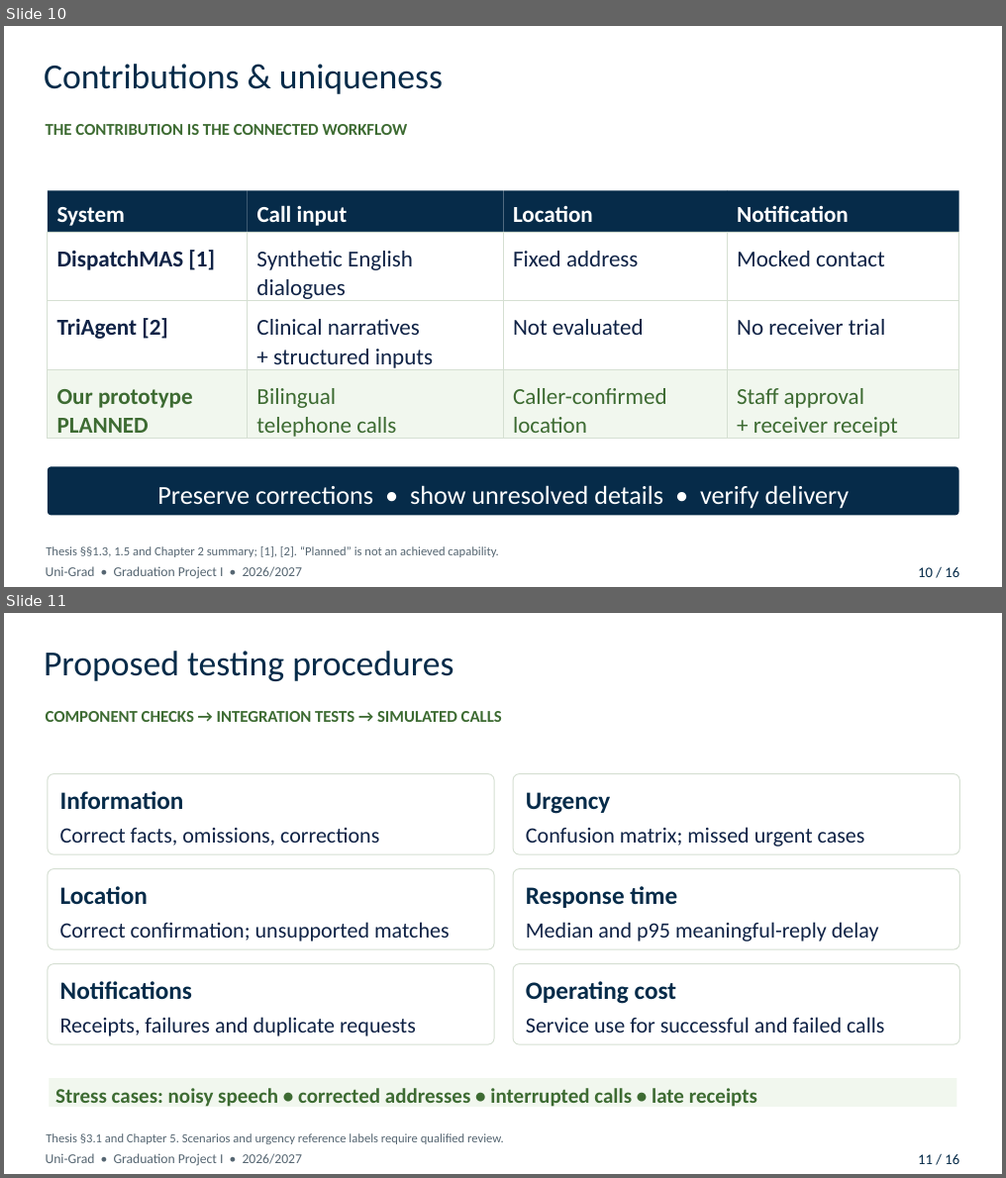
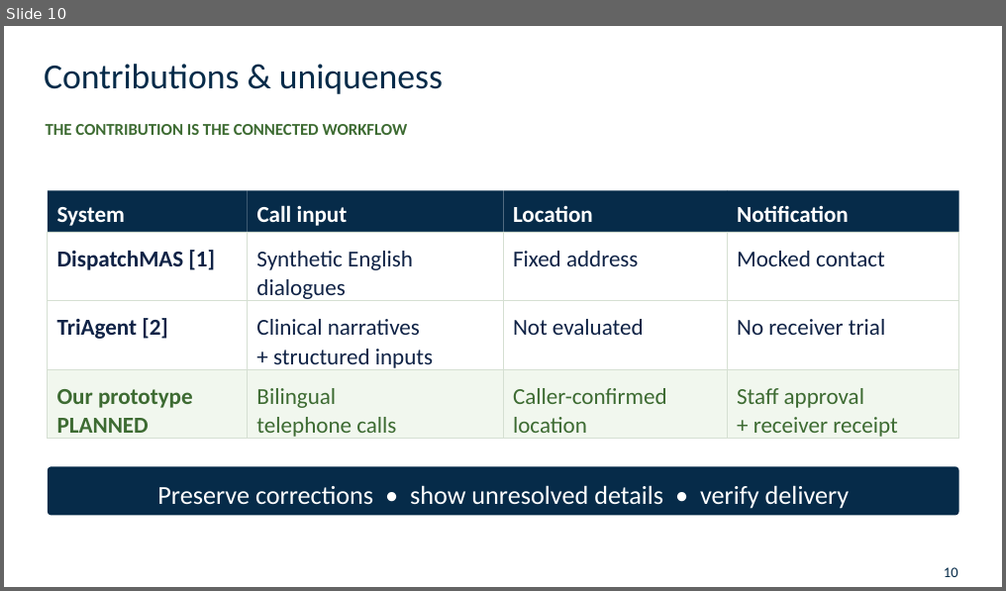
Before and after one commit to 3bdoo04/Uni-Grad, a slide deck: Review/Presentation/Uni-Grad - Midterm Presentation.pptx. Shown one above the other, each under a label of ours: slides 10 and 11 before the commit, slide 10 after it. The pictures are 1006x1178 and 1006x591 pixels, drawn with LibreOffice and Linux fonts; fonts in the diff are those of the drawing; background and template pictures are left out. Boxes give left, top, right and bottom in pixels: in the first picture for what was removed or moved away, otherwise in the second. Text is boxed around its words. In the diff, an @@ line names an element or a change of style, - is before the commit and + after.

```diff
--- a/Review/Presentation/Uni-Grad - Midterm Presentation.pptx
+++ b/Review/Presentation/Uni-Grad - Midterm Presentation.pptx
@@ slide 11 removed at (4,613,1002,1174), background #FFFFFF @@
@@ text removed at (44,651,453,681) @@
-Proposed testing procedures
@@ text removed at (46,711,502,722) @@
-COMPONENT CHECKS → INTEGRATION TESTS → SIMULATED CALLS
@@ rounded rectangle removed at (48,774,494,855) @@
@@ rounded rectangle removed at (513,774,960,855) @@
@@ text removed at (60,791,184,809) @@
-Information
@@ text removed at (526,792,610,814) @@
-Urgency
@@ text removed at (60,828,379,846) @@
-Correct facts, omissions, corrections
@@ text removed at (526,827,865,847) @@
-Confusion matrix; missed urgent cases
@@ rounded rectangle removed at (48,869,494,950) @@
@@ rounded rectangle removed at (513,869,960,950) @@
@@ text removed at (60,886,148,905) @@
-Location
@@ text removed at (526,886,677,908) @@
-Response time
@@ text removed at (60,922,450,942) @@
-Correct confirmation; unsupported matches
@@ text removed at (526,922,879,942) @@
-Median and p95 meaningful-reply delay
@@ rounded rectangle removed at (48,964,494,1045) @@
@@ rounded rectangle removed at (513,964,960,1045) @@
@@ text removed at (60,981,192,1000) @@
-Notifications
@@ text removed at (526,981,676,1004) @@
-Operating cost
@@ text removed at (60,1017,416,1037) @@
-Receipts, failures and duplicate requests
@@ text removed at (526,1017,884,1033) @@
-Service use for successful and failed calls
@@ rectangle removed at (49,1078,957,1107) @@
@@ text removed at (55,1088,757,1107) @@
-Stress cases: noisy speech • corrected addresses • interrupted calls • late receipts
@@ text removed at (46,1134,504,1145) @@
-Thesis §3.1 and Chapter 5. Scenarios and urgency reference labels require qualified review.
@@ text removed at (46,1154,303,1166) @@
-Uni-Grad • Graduation Project I • 2026/2027
@@ text removed at (918,1155,959,1164) @@
-11 / 16
@@ slide 10 changed as well @@
@@ text removed at (46,547,498,558) @@
-Thesis §§1.3, 1.5 and Chapter 2 summary; [1], [2]. “Planned” is not an achieved capability.
@@ text removed at (46,567,303,579) @@
-Uni-Grad • Graduation Project I • 2026/2027
@@ text at (944,568,958,577): text changed @@
-10 / 16
+10
```
Also in this commit, not shown: 10 other slides changed, 5 slides added, 8 other slides removed, 16 other files.
